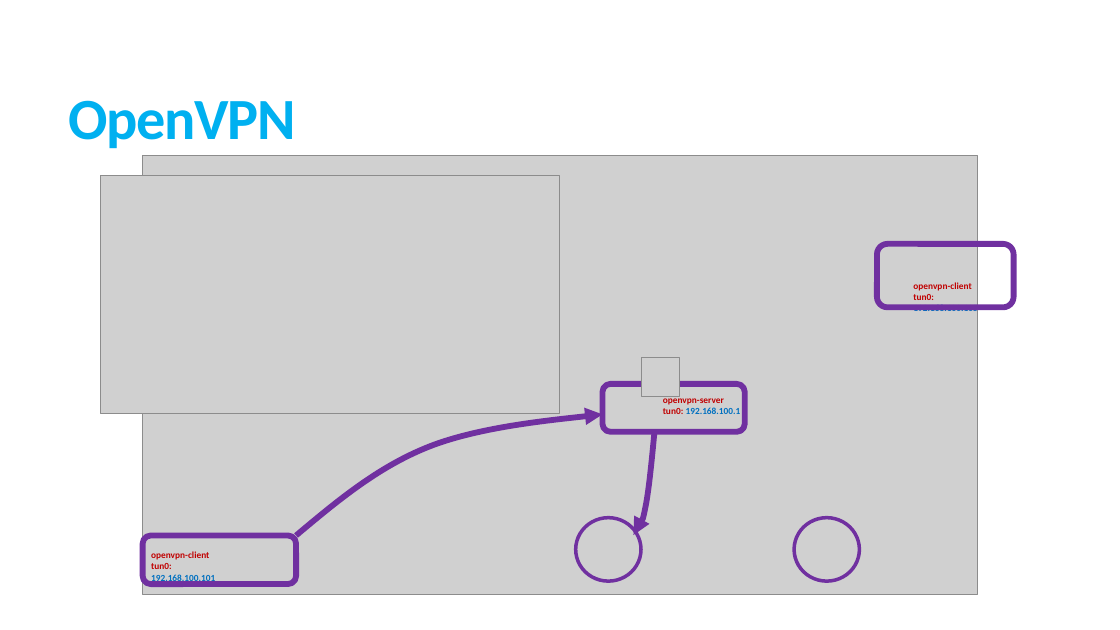
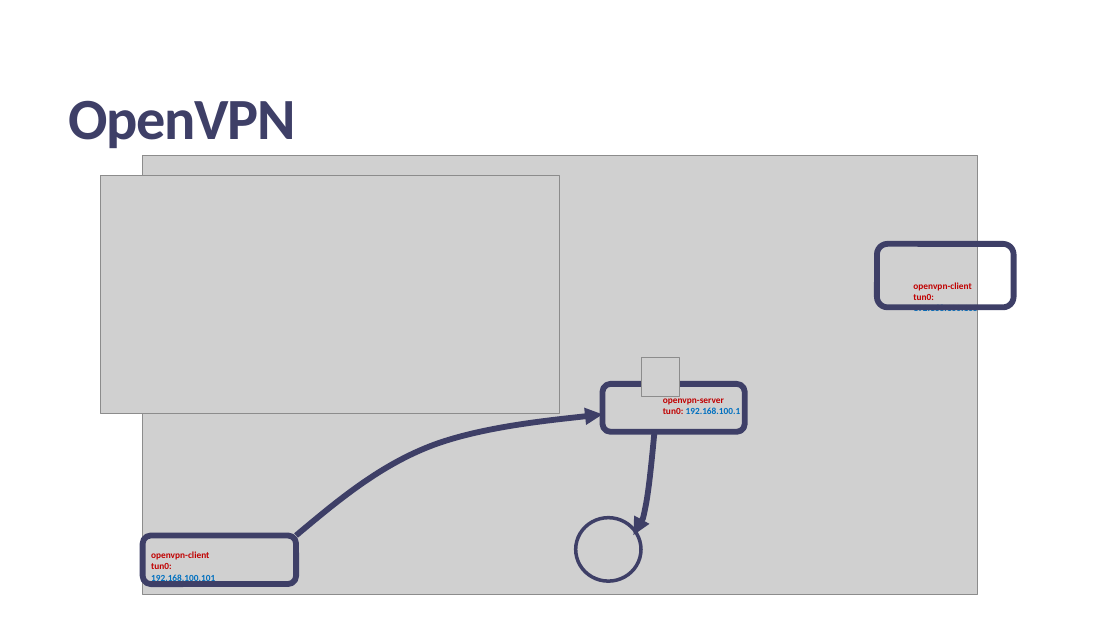
Before and after one commit to creccovalerio/NSD-Project, a slide deck: slide 36 of Presentazione_NSD.pptx. Drawn at 1120x630 pixels with LibreOffice and Linux fonts; fonts in the diff are those of the drawing; grey boxes stand for pictures. Boxes give left, top, right and bottom in pixels: in the first picture for what was removed or moved away, otherwise in the second. Text is boxed around its words. In the diff, an @@ line names an element or a change of style, - is before the commit and + after.

```diff
--- a/Presentazione_NSD.pptx
+++ b/Presentazione_NSD.pptx
@@ title "OpenVPN" at (x1=69, y1=100, x2=296, y2=148): text colour #00B0F0 to #3E3F68 @@
@@ outline #7030A0 5 pt to #3E3F68 5 pt in 5 elements at (x1=143, y1=536, x2=297, y2=585), (x1=602, y1=384, x2=744, y2=432), (x1=877, y1=244, x2=1014, y2=308), (x1=296, y1=414, x2=602, y2=535), (x1=634, y1=432, x2=655, y2=535) @@
@@ ellipse at (x1=576, y1=518, x2=641, y2=581): outline #7030A0 3 pt to #3E3F68 3 pt @@
@@ ellipse removed at (x1=794, y1=518, x2=860, y2=581) @@
```
Also in this commit, not shown: 37 other slides changed, 7 slides added, 1 other file.
